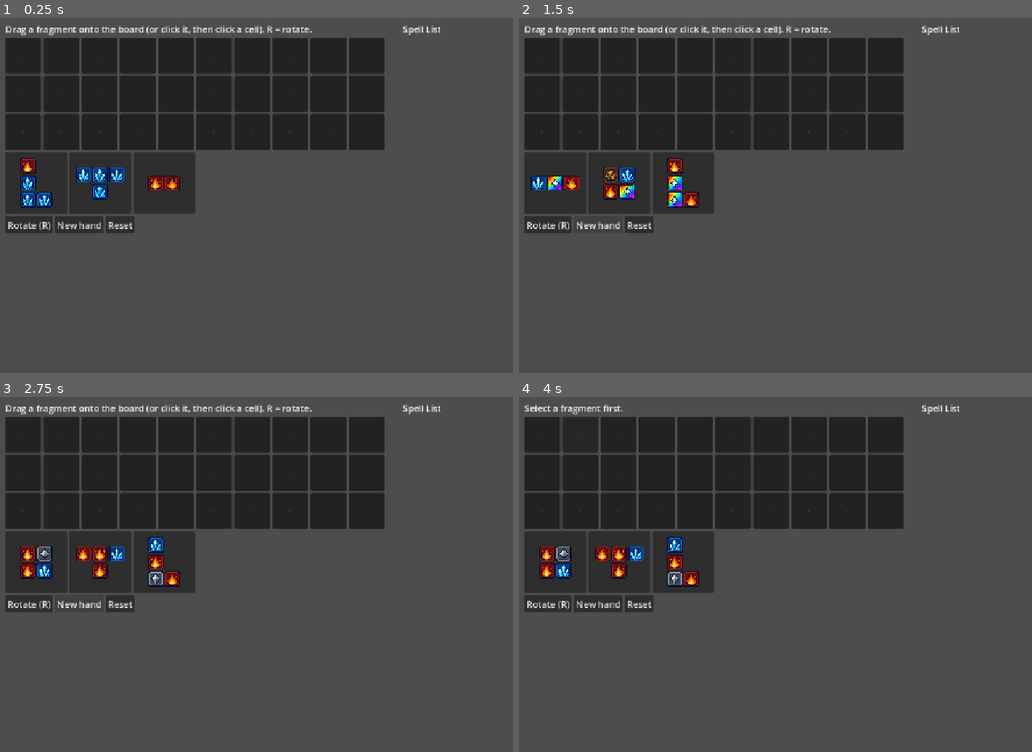
Above: before the commit, frames 1-4 (two rows, left to right).
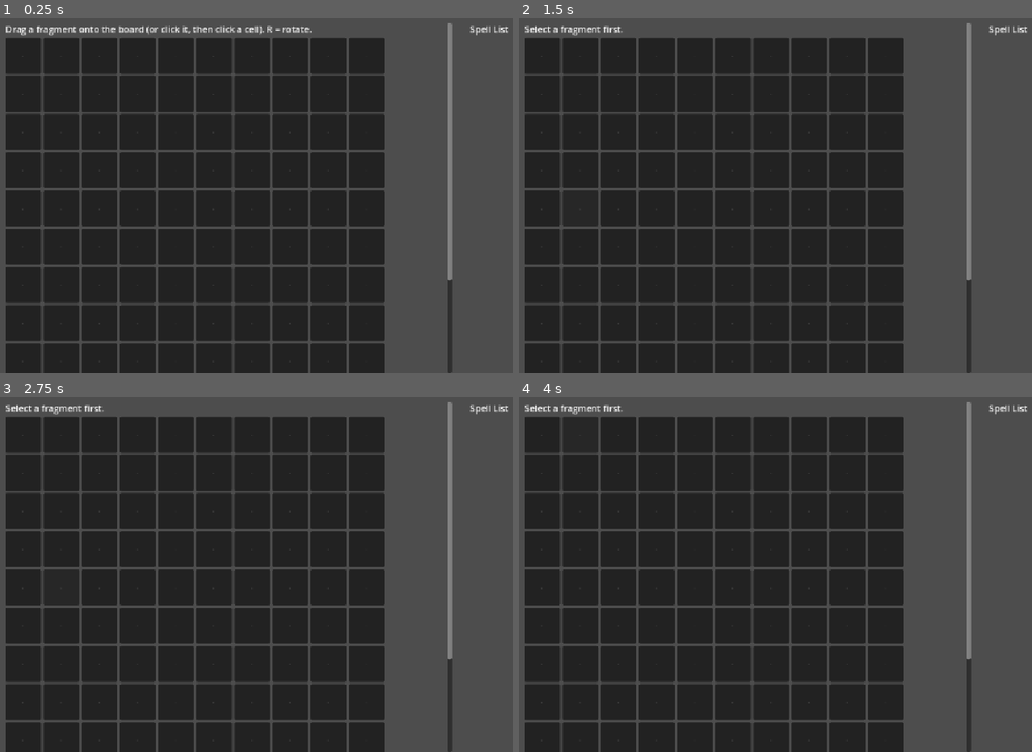
Above: after the commit, the same moments.

Repository: ShooterMK2/comp-4122-group-project
Game: Godot game, scene res://battle/battle_scene.tscn
Same seed, same stepped clock (60 frames per second), same inputs: the game is played once before the commit and once after it.
Inputs (mouse positions are in pixels of both pictures, inside the frame that each line leads up to):
- Up to frame 1 (0.25 s): no input
- Up to frame 2 (1.5 s): click (636, 223) at 0.5 s, where only the run before the commit has a clickable "Reset"; click (595, 223) at 1.25 s, where only the run before the commit has a clickable "New hand"
- Up to frame 3 (2.75 s): click (76, 602) at 2 s, where only the run before the commit has a clickable "New hand"
- Up to frame 4 (4 s): click "·" at 2.75 s; click "·" at 3.5 s

The runs differ from the first frame. In frame 1, 37% of the frame differs, in the area x 1-100%, y 1-100%; in frame 2, 38%; in frame 3, 38%; in frame 4, 38%.

Commit message:
Samll UI Improvement on the Prototype

Diff:
--- a/battle/battle_controller.gd
+++ b/battle/battle_controller.gd
@@ -2,12 +2,15 @@
 
 const E := BattleTypes.Element
 const PREVIEW_CELL := 28
+const OUTLINE_COLOR_COUNT := 20
 
 var board := CastingBoardModel.new()
 var spells: Array[SpellDefinition] = []
 var hand: Array[FragmentData] = []
 var queue: Array[QueuedSpell] = []
 var selected := -1
+var _outlined_cells: Dictionary = {}
+var _matched_cells: Dictionary = {}
 
 var _cell_buttons: Array[Button] = []
 var _hand_box: HBoxContainer
@@ -66,8 +69,15 @@
 	root.add_theme_constant_override("separation", 32)
 	add_child(root)
 
+	var left_scroll := ScrollContainer.new()
+	left_scroll.size_flags_horizontal = Control.SIZE_EXPAND_FILL
+	left_scroll.size_flags_vertical = Control.SIZE_EXPAND_FILL
+	left_scroll.horizontal_scroll_mode = ScrollContainer.SCROLL_MODE_DISABLED
+	root.add_child(left_scroll)
+
 	var left := VBoxContainer.new()
-	root.add_child(left)
+	left.custom_minimum_size.x = 64.0 * board.size.x
+	left_scroll.add_child(left)
 	_info = Label.new()
 	_info.text = "Drag a fragment onto the board (or click it, then click a cell). R = rotate."
 	left.add_child(_info)
@@ -107,9 +117,15 @@
 	reset.pressed.connect(_reset)
 	tools.add_child(reset)
 
+	var right_scroll := ScrollContainer.new()
+	right_scroll.custom_minimum_size.x = 300
+	right_scroll.size_flags_vertical = Control.SIZE_EXPAND_FILL
+	right_scroll.horizontal_scroll_mode = ScrollContainer.SCROLL_MODE_DISABLED
+	root.add_child(right_scroll)
+
 	var right := VBoxContainer.new()
-	right.custom_minimum_size = Vector2(300, 0)
-	root.add_child(right)
+	right.custom_minimum_size.x = 300
+	right_scroll.add_child(right)
 	var title := Label.new()
 	title.text = "Spell List"
 	right.add_child(title)
@@ -161,6 +177,8 @@
 
 func _reset() -> void:
 	queue.clear()
+	_outlined_cells.clear()
+	_matched_cells.clear()
 	board.reset()
 	_draw_hand()
 	_refresh_queue()
@@ -197,16 +215,28 @@
 	_refresh_hand.call_deferred()
 
 func _resolve_matches() -> void:
+	var match_index := 0
 	while true:
 		var hit := SpellMatcher.find_first_match(board, spells)
 		if hit.is_empty():
 			break
+		if match_index == 0:
+			_outlined_cells.clear()
+			_matched_cells.clear()
+		var outline_color := Color.from_hsv(
+			float(match_index % OUTLINE_COLOR_COUNT) / OUTLINE_COLOR_COUNT, 0.8, 1.0)
+		for i in hit.cells.size():
+			var cell: Vector2i = hit.cells[i]
+			_outlined_cells[cell] = outline_color
+			_matched_cells[cell] = hit.elements[i]
 		board.clear_cells(hit.cells)
 		var elems: Array[int] = []
 		for e in hit.elements:
 			elems.append(e)
 		queue.append(QueuedSpell.new(hit.spell, elems))
 		_info.text = "Matched: %s" % hit.spell.display_name
+		match_index += 1
+	_refresh_board()
 	_refresh_queue()
 
 # ---------- refresh ----------
@@ -215,15 +245,48 @@
 		for x in board.size.x:
 			var t := board.get_tile(Vector2i(x, y))
 			var b := _cell_buttons[y * board.size.x + x]
-			var tex := BattleTypes.texture_of(t)
+			var cell := Vector2i(x, y)
+			var is_preview := t == BattleTypes.EMPTY and _matched_cells.has(cell)
+			var display_element: int = _matched_cells[cell] if is_preview else t
+			var tex := BattleTypes.texture_of(display_element)
 			b.icon = tex
+			if _outlined_cells.has(cell):
+				var outline := StyleBoxFlat.new()
+				outline.bg_color = Color(0, 0, 0, 0)
+				var outline_color: Color = _outlined_cells[cell]
+				outline.border_color = outline_color
+				if not _outlined_cells.has(cell + Vector2i.LEFT) \
+						or _outlined_cells[cell + Vector2i.LEFT] != outline_color:
+					outline.set_border_width(SIDE_LEFT, 3)
+				if not _outlined_cells.has(cell + Vector2i.RIGHT) \
+						or _outlined_cells[cell + Vector2i.RIGHT] != outline_color:
+					outline.set_border_width(SIDE_RIGHT, 3)
+				if not _outlined_cells.has(cell + Vector2i.UP) \
+						or _outlined_cells[cell + Vector2i.UP] != outline_color:
+					outline.set_border_width(SIDE_TOP, 3)
+				if not _outlined_cells.has(cell + Vector2i.DOWN) \
+						or _outlined_cells[cell + Vector2i.DOWN] != outline_color:
+					outline.set_border_width(SIDE_BOTTOM, 3)
+				b.add_theme_stylebox_override("normal", outline)
+				b.add_theme_stylebox_override("hover", outline)
+				b.add_theme_stylebox_override("pressed", outline)
+				b.add_theme_stylebox_override("focus", outline)
+			else:
+				b.remove_theme_stylebox_override("normal")
+				b.remove_theme_stylebox_override("hover")
+				b.remove_theme_stylebox_override("pressed")
+				b.remove_theme_stylebox_override("focus")
 			if tex:
 				b.text = ""
-				b.self_modulate = Color.WHITE
+				b.self_modulate = Color(0.45, 0.45, 0.45) if is_preview else Color.WHITE
 			else:
-				b.text = BattleTypes.letter_of(t)
-				b.self_modulate = Color(0.25, 0.25, 0.25) if t == BattleTypes.EMPTY \
-					else BattleTypes.color_of(t)
+				b.text = BattleTypes.letter_of(display_element)
+				if is_preview:
+					b.self_modulate = Color(0.35, 0.35, 0.35)
+				elif t == BattleTypes.EMPTY:
+					b.self_modulate = Color(0.25, 0.25, 0.25)
+				else:
+					b.self_modulate = BattleTypes.color_of(t)
 
 func _refresh_hand() -> void:
 	for c in _hand_box.get_children():
@@ -282,6 +345,13 @@
 	for c in _spell_list.get_children():
 		c.queue_free()
 	for q in queue:
-		var l := Label.new()
-		l.text = q.summary()
-		_spell_list.add_child(l)
+		var entry := VBoxContainer.new()
+		var elements: Array[String] = []
+		for e in q.source_elements:
+			elements.append(BattleTypes.name_of(e))
+		var title := Label.new()
+		title.text = "\"%s\" (%s)" % [q.definition.display_name, ", ".join(elements)]
+		entry.add_child(title)
+		var pattern := FragmentData.make(q.definition.pattern.cells, q.source_elements)
+		entry.add_child(_make_fragment_preview(pattern))
+		_spell_list.add_child(entry)
--- a/project.godot
+++ b/project.godot
@@ -20,6 +20,10 @@
 window/stretch/mode="canvas_items"
 window/stretch/aspect="expand"
 
+[dotnet]
+
+project/assembly_name="COMP4122_GroupProject"
+
 [physics]
 
 3d/physics_engine="Jolt Physics"
--- a/shared/battle_types.gd
+++ b/shared/battle_types.gd
@@ -4,7 +4,7 @@
 enum Element { NONE, UNIVERSAL, FIRE, ICE, EARTH, WIND, LIGHTNING, DARK }
 
 const EMPTY := -1
-const BOARD_SIZE := Vector2i(10, 3)
+const BOARD_SIZE := Vector2i(10, 10)
 
 const COLORS := {
 	Element.NONE: Color(0.6, 0.6, 0.6),
